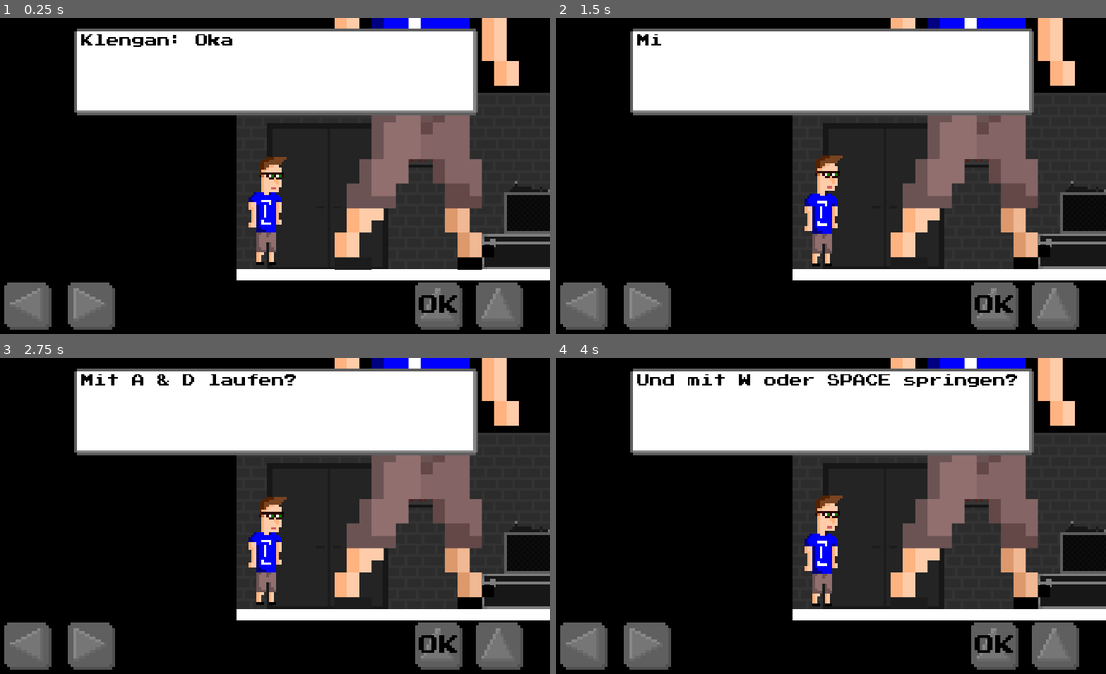
Above: before the commit, frames 1-4 (two rows, left to right).
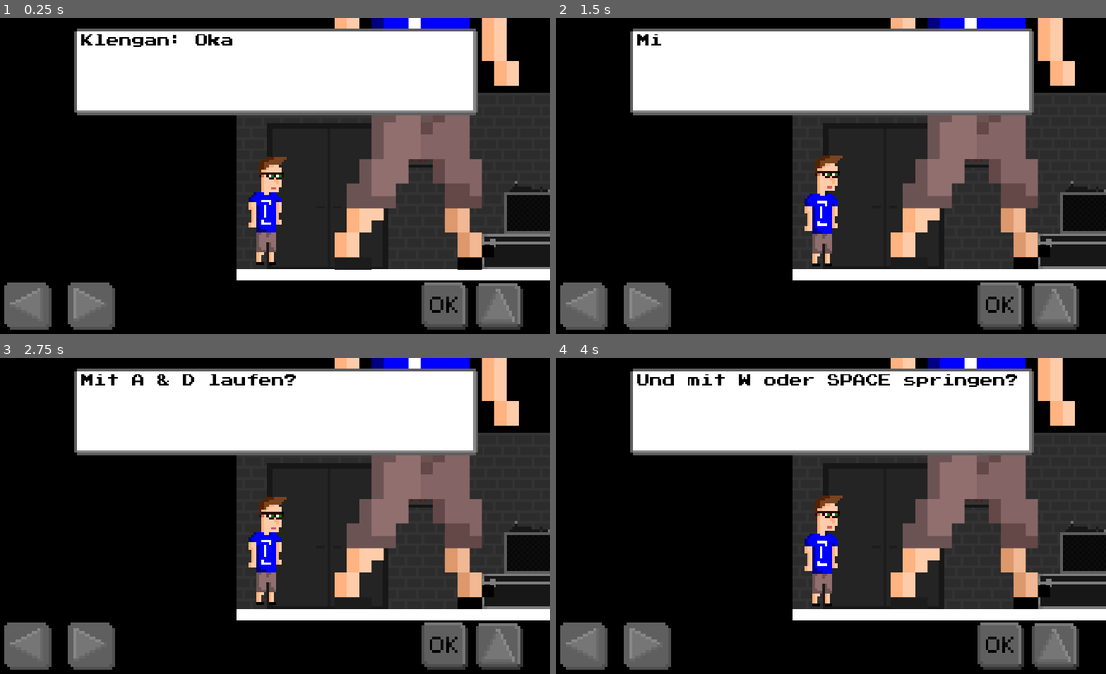
Above: after the commit, the same moments.

Repository: klenganthegame/KlenganTheGame
Game: Godot game, scene res://level/1/Level1.tscn
Two runs of this game, one before a commit and one after it. Both use one fixed random seed, a clock stepped at 60 frames per second and the inputs below.
Inputs:
- Up to frame 1 (0.25 s): no input
- Up to frame 2 (1.5 s): tap Enter (accept) at 0.5, 1.35 s; hold Enter (accept) 0.53-1.28 s; hold D (walk_right) from 0.53 s (still down); tap Space (jump) at 0.77 s
- Up to frame 3 (2.75 s): tap Space (jump) at 1.52 s; tap Enter (accept) at 2 s; release D (walk_right) at 2.03 s; hold A (walk_left) from 2.03 s (still down); hold Enter (accept) from 2.03 s (still down)
- Up to frame 4 (4 s): release A (walk_left) at 2.78 s; release Enter (accept) at 2.78 s; hold D (walk_right) from 2.78 s (still down); tap Enter (accept) at 2.85 s; tap Space (jump) at 3.02, 3.77 s; hold Enter (accept) from 3.53 s (still down)

The runs differ from the first frame. In frame 1, 0.8% of the frame differs, in the area x 75-96%, y 83-99%; in frame 2, 0.8%; in frame 3, 0.8%; in frame 4, 0.8%.

Commit message:
imported sprites new

Diff:
--- a/objects/level1/Klengan.gd
+++ b/objects/level1/Klengan.gd
@@ -70,7 +70,6 @@
 				#$AnimatedSprite.play("fall") # Jump
 				$CollisionShape2D.disabled = false
 
-
 		var collisions = move_and_collide(motion * delta)
 		# if collisions:
 			#Input.start_joy_vibration(0, 0.5, 0.5, 0.5)
--- a/objects/level1/Klengan.tscn
+++ b/objects/level1/Klengan.tscn
@@ -11,14 +11,16 @@
 [ext_resource path="res://Sprites/Klengan/Walk/6658c1c8d437455b869f1be0ff25527f-5.png" type="Texture" id=9]
 [ext_resource path="res://Sprites/Klengan/Walk/6658c1c8d437455b869f1be0ff25527f-6.png" type="Texture" id=10]
 [ext_resource path="res://Sprites/Klengan/Walk/6658c1c8d437455b869f1be0ff25527f-7.png" type="Texture" id=11]
-[ext_resource path="res://Sprites/MobileButtons/85/JumpUnpressed_85.png" type="Texture" id=12]
-[ext_resource path="res://Sprites/MobileButtons/85/JumpPressed_85.png" type="Texture" id=13]
-[ext_resource path="res://Sprites/font/PressStart2P.ttf" type="DynamicFontData" id=14]
-[ext_resource path="res://Sprites/MobileButtons/85/RightUnressed_85.png" type="Texture" id=15]
-[ext_resource path="res://Sprites/MobileButtons/85/RightPressed_85.png" type="Texture" id=16]
-[ext_resource path="res://Sprites/MobileButtons/85/LeftUnpressed_85.png" type="Texture" id=17]
-[ext_resource path="res://Sprites/MobileButtons/85/LeftPressed_85.png" type="Texture" id=18]
-[ext_resource path="res://objects/mechanics/DialogueBox.tscn" type="PackedScene" id=19]
+[ext_resource path="res://sprites/mobilebuttons/original/JumpUnpressed.png" type="Texture" id=12]
+[ext_resource path="res://sprites/mobilebuttons/original/JumpPressed.png" type="Texture" id=13]
+[ext_resource path="res://sprites/mobilebuttons/original/EnterUnpressed.png" type="Texture" id=14]
+[ext_resource path="res://sprites/mobilebuttons/original/EnterPressed.png" type="Texture" id=15]
+[ext_resource path="res://Sprites/font/PressStart2P.ttf" type="DynamicFontData" id=16]
+[ext_resource path="res://Sprites/MobileButtons/85/RightUnressed_85.png" type="Texture" id=17]
+[ext_resource path="res://Sprites/MobileButtons/85/RightPressed_85.png" type="Texture" id=18]
+[ext_resource path="res://Sprites/MobileButtons/85/LeftUnpressed_85.png" type="Texture" id=19]
+[ext_resource path="res://Sprites/MobileButtons/85/LeftPressed_85.png" type="Texture" id=20]
+[ext_resource path="res://objects/mechanics/DialogueBox.tscn" type="PackedScene" id=21]
 
 [sub_resource type="SpriteFrames" id=1]
 animations = [ {
@@ -72,15 +74,17 @@
 [node name="CanvasLayer" type="CanvasLayer" parent="."]
 
 [node name="Up" type="TouchScreenButton" parent="CanvasLayer"]
-position = Vector2( 890, 480 )
+position = Vector2( 890, 480.815 )
+scale = Vector2( 5, 5 )
 normal = ExtResource( 12 )
 pressed = ExtResource( 13 )
 action = "jump"
 
 [node name="Okay" type="TouchScreenButton" parent="CanvasLayer"]
-position = Vector2( 780, 480 )
-normal = ExtResource( 12 )
-pressed = ExtResource( 13 )
+position = Vector2( 790.815, 480 )
+scale = Vector2( 5, 5 )
+normal = ExtResource( 14 )
+pressed = ExtResource( 15 )
 action = "accept"
 
 [node name="Label" type="Label" parent="CanvasLayer/Okay"]
Not shown, changed: Sprites/Klengan/Walk/6658c1c8d437455b869f1be0ff25527f-0.png.import
Not shown, changed: Sprites/Klengan/Walk/6658c1c8d437455b869f1be0ff25527f-1.png.import
Not shown, changed: Sprites/Klengan/Walk/6658c1c8d437455b869f1be0ff25527f-2.png.import
Not shown, changed: Sprites/Klengan/Walk/6658c1c8d437455b869f1be0ff25527f-3.png.import
Not shown, changed: Sprites/Klengan/Walk/6658c1c8d437455b869f1be0ff25527f-4.png.import
Not shown, changed: Sprites/Klengan/Walk/6658c1c8d437455b869f1be0ff25527f-5.png.import
Not shown, changed: Sprites/Klengan/Walk/6658c1c8d437455b869f1be0ff25527f-6.png.import
Not shown, changed: Sprites/Klengan/Walk/6658c1c8d437455b869f1be0ff25527f-7.png.import
Not shown: 3 places in objects/level1/Klengan.tscn that only renumber resources
